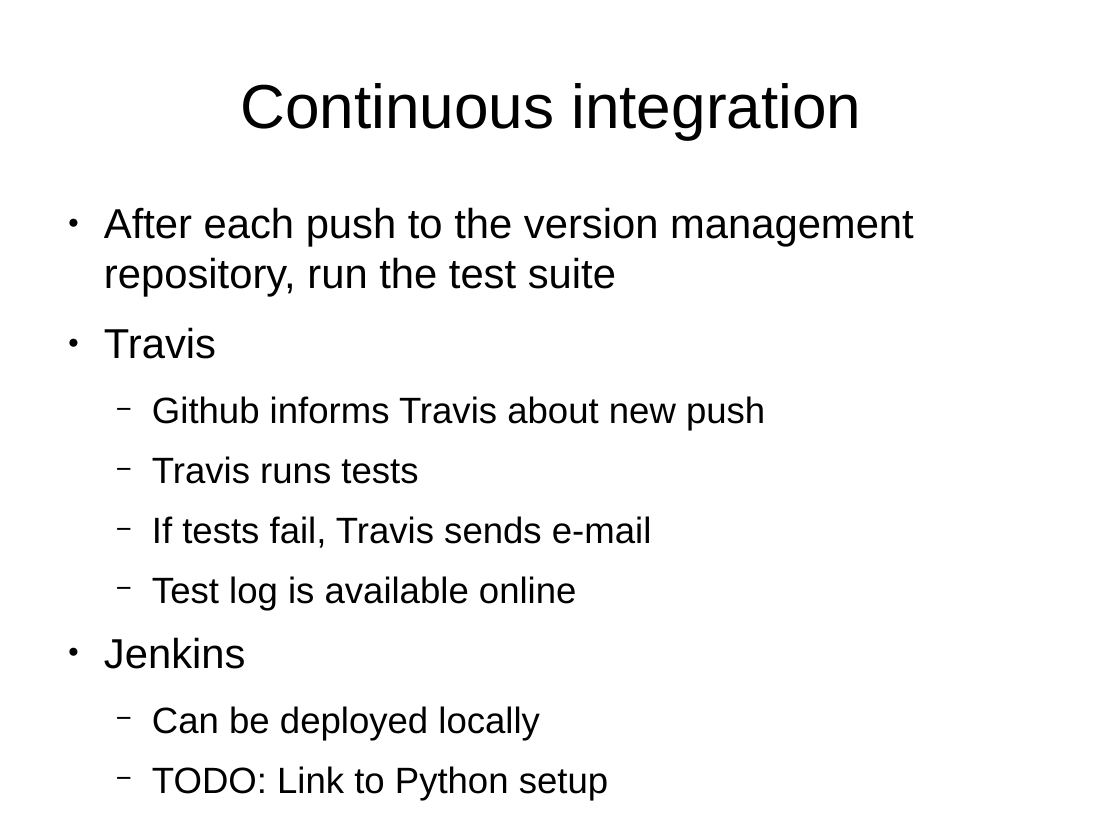
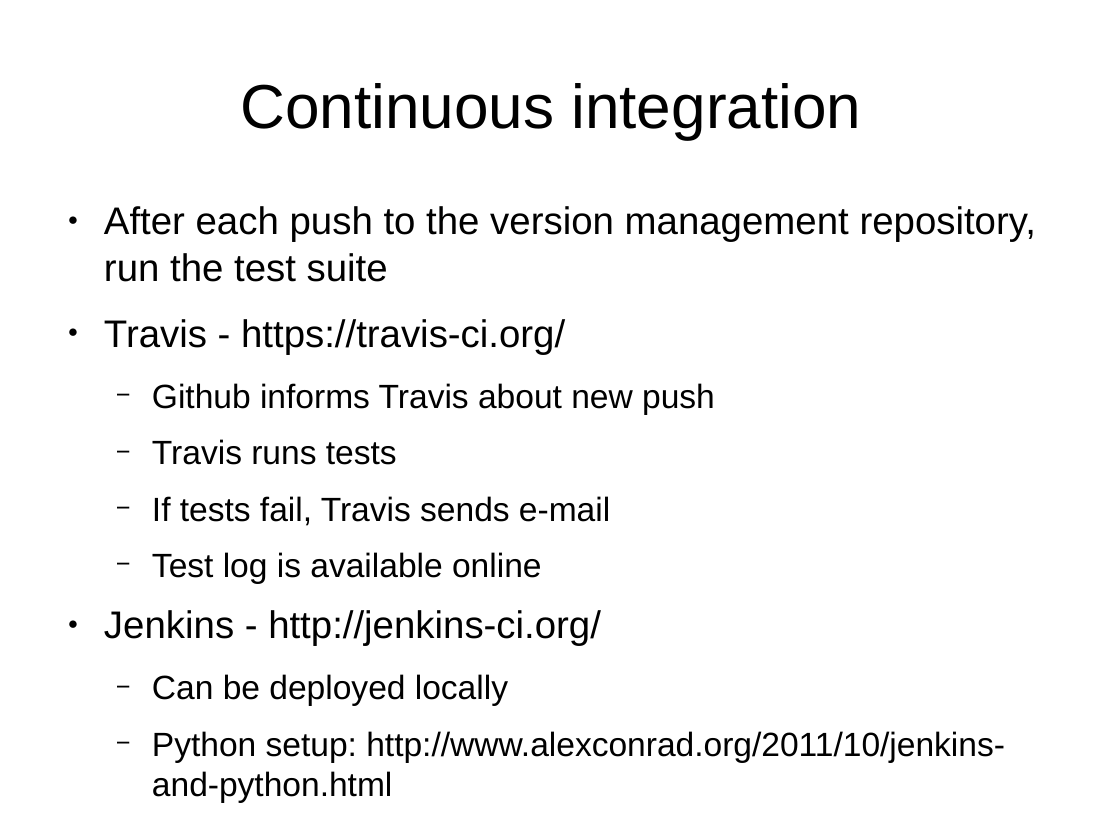
Before and after one commit to roskakori/talks, a slide deck: slide 31 of pygraz/opensourceprojects/Open source projects with Python.odp (slide 29 before the commit). Drawn at 1120x840 pixels with LibreOffice and Linux fonts; fonts in the diff are those of the drawing. Boxes give left, top, right and bottom in pixels: in the first picture for what was removed or moved away, otherwise in the second. Text is boxed around its words. In the diff, an @@ line names an element or a change of style, - is before the commit and + after.

Commit message:
Added slides about testing and continuous integration.

```diff
--- a/pygraz/opensourceprojects/Open source projects with Python.odp
+++ b/pygraz/opensourceprojects/Open source projects with Python.odp
@@ text at (104, 206, 1036, 705): size 29.6 to 27.2 pt in "After each push to the version management ..."; size 25.9 to 23.8 pt in "Github informs Travis about new push", "Travis runs tests", "If tests fail, Travis sends e-mail", "Test log is available online" and 1 more places @@
@@ text at (104, 319, 565, 354): text changed; size 29.6 to 27.2 pt @@
-● Travis
+● Travis - https://travis-ci.org/
@@ text at (104, 610, 601, 646): text changed; size 29.6 to 27.2 pt @@
-● Jenkins
+● Jenkins - http://jenkins-ci.org/
@@ text at (152, 731, 1005, 802): text changed; size 25.9 to 23.8 pt @@
-  − TODO: Link to Python setup
+  − Python setup: http://www.alexconrad.org/2011/10/jenkins-and-python.html
```
Also in this commit, not shown: 2 other slides changed, 10 slides added, 2 slides removed.
